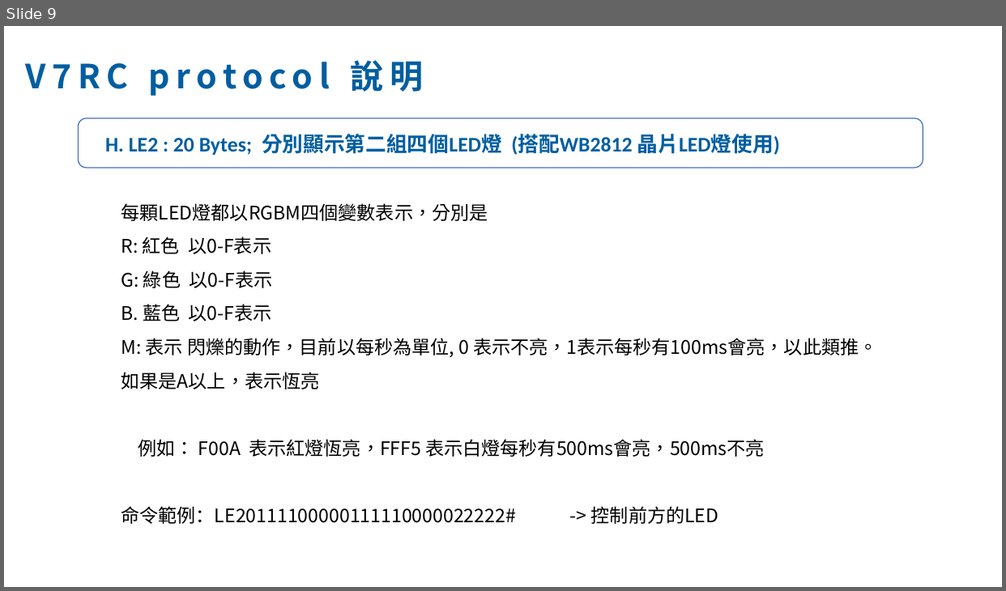
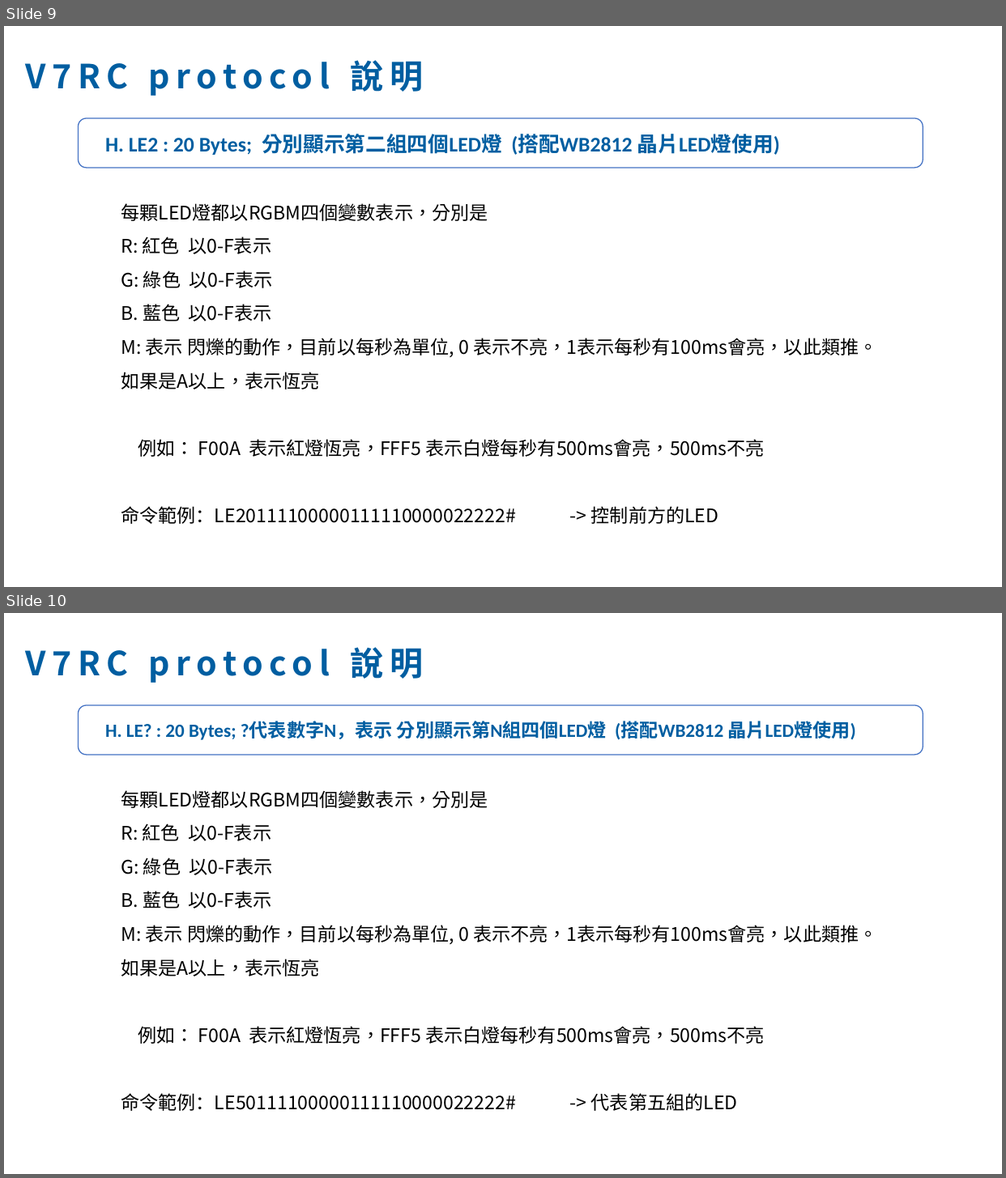
Before and after one commit to v7rc/V7RC-Protocol, a slide deck: V7RC_IO_Command_Protocol.pptx. Shown one above the other, each under a label of ours: slide 9 before the commit, slides 9 and 10 after it. The pictures are 1006x591 and 1006x1178 pixels, drawn with LibreOffice and Linux fonts; fonts in the diff are those of the drawing. Boxes give left, top, right and bottom in pixels: in the first picture for what was removed or moved away, otherwise in the second. Text is boxed around its words. In the diff, an @@ line names an element or a change of style, - is before the commit and + after.

```diff
--- a/V7RC_IO_Command_Protocol.pptx
+++ b/V7RC_IO_Command_Protocol.pptx
@@ slide 10 added at (4,613,1002,1174), background #FFFFFF @@
@@ text added at (25,647,423,683), 32 pt, text gradient #004272 to #005EA2 to #0070C0 to #00B0F0, bold @@
+V7RC protocol 說明
@@ rounded rectangle added at (78,705,923,755), fill #FFFFFF, outline #4472C4 1 pt @@
@@ text added at (105,721,856,740), 18 pt, text gradient #004272 to #005EA2 to #0070C0 to #00B0F0, bold @@
+H. LE? : 20 Bytes; ?代表數字N，表示 分別顯示第N組四個LED燈 (搭配WB2812 晶片LED燈使用)
@@ text added at (121,790,877,1111), 18 pt, text #000000 @@
+每顆LED燈都以RGBM四個變數表示，分別是
+R: 紅色 以0-F表示
+G: 綠色 以0-F表示
+B. 藍色 以0-F表示
+M: 表示 閃爍的動作，目前以每秒為單位, 0 表示不亮，1表示每秒有100ms會亮，以此類推。如果是A以上，表示恆亮
+例如： F00A 表示紅燈恆亮，FFF5 表示白燈每秒有500ms會亮，500ms不亮
+命令範例：LE50111100000111110000022222# -> 代表第五組的LED
```
Also in this commit, not shown: 1 other slide added, 1 other file.
